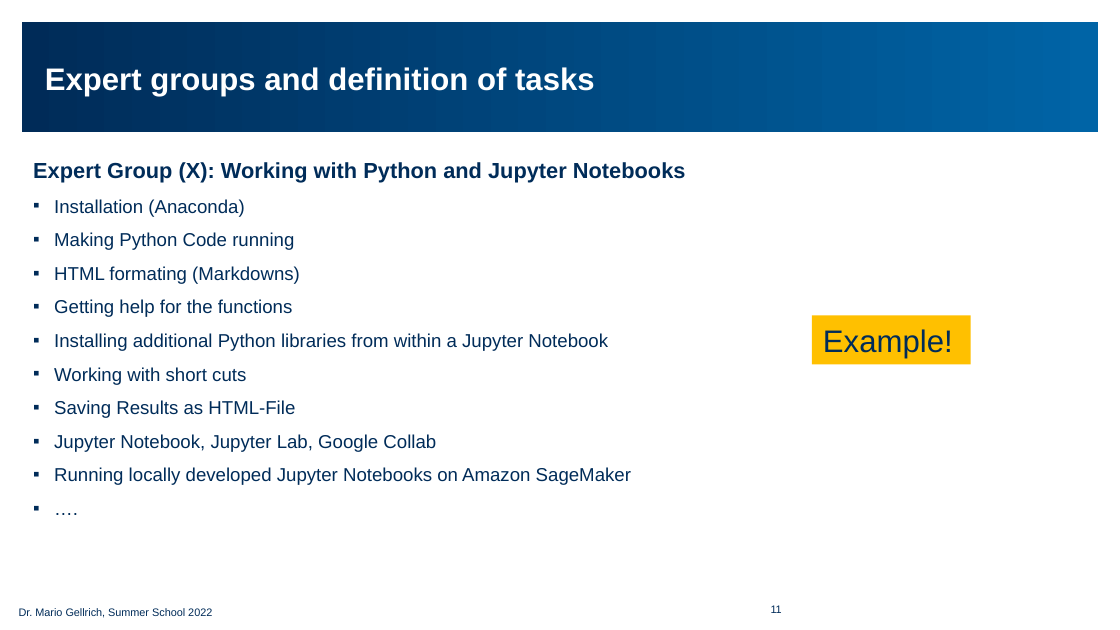
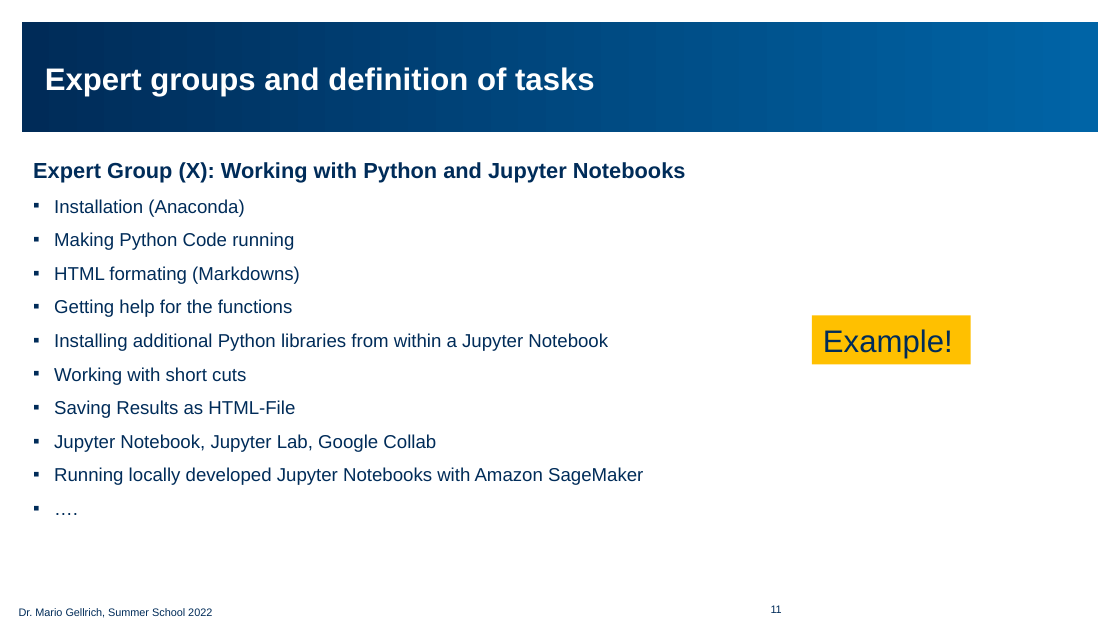
Before and after one commit to simschwab/summer_school_FS2022, a slide deck: slide 11 of Credit_Risk_Modeling/Slides_Credit_Risk_Modeling_Workshop_EN.pptx. Drawn at 1120x630 pixels with LibreOffice and Linux fonts; fonts in the diff are those of the drawing; background and template pictures are left out. Boxes give left, top, right and bottom in pixels: in the first picture for what was removed or moved away, otherwise in the second. Text is boxed around its words. In the diff, an @@ line names an element or a change of style, - is before the commit and + after.

```diff
--- a/Credit_Risk_Modeling/Slides_Credit_Risk_Modeling_Workshop_EN.pptx
+++ b/Credit_Risk_Modeling/Slides_Credit_Risk_Modeling_Workshop_EN.pptx
@@ text at (54, 467, 643, 485): text changed @@
-▪ Running locally developed Jupyter Notebooks on Amazon SageMaker
+▪ Running locally developed Jupyter Notebooks with Amazon SageMaker
```
Also in this commit, not shown: 3 other slides changed.
